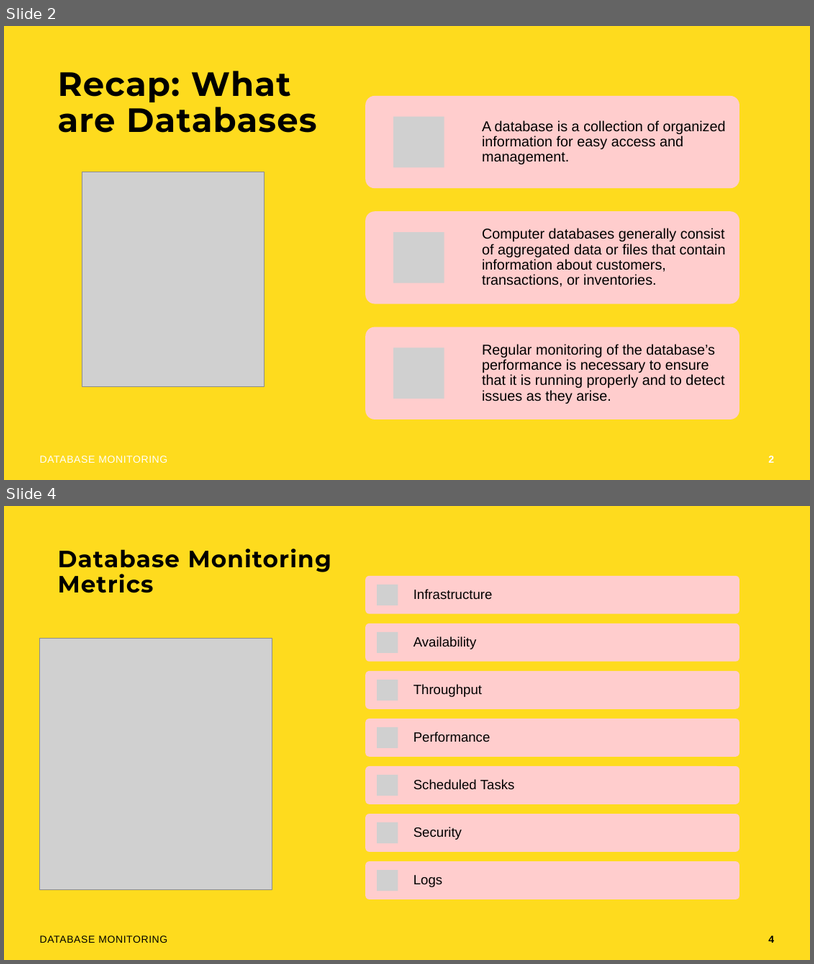
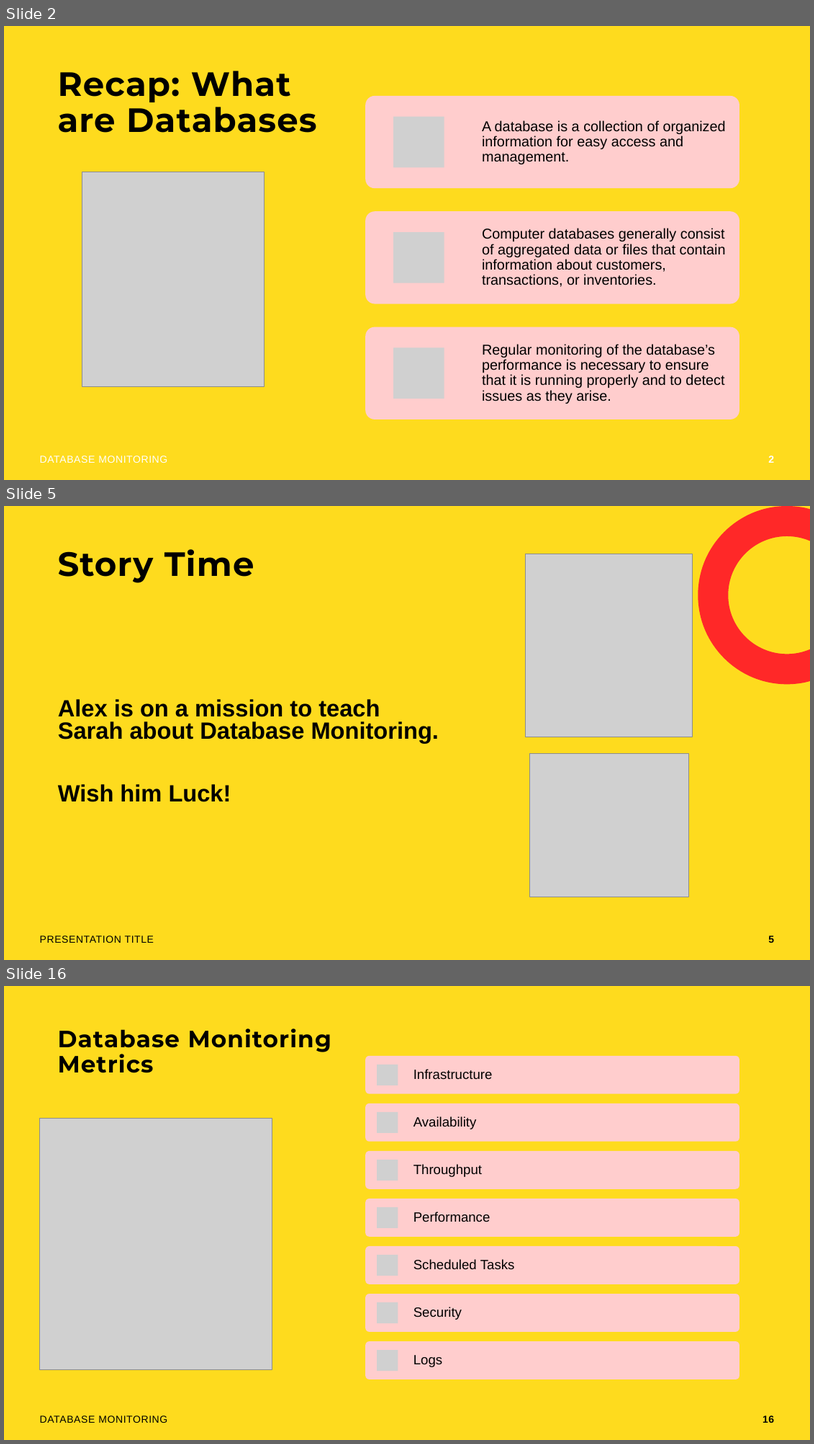
Before and after one commit to rolling-scopes-school/devops, a slide deck: modules/11. Monitoring/Database Monitoring.pptx. Shown one above the other, each under a label of ours: slides 2 and 4 before the commit, slides 2, 5 and 16 after it; the slides between them are not shown. The pictures are 814x964 and 814x1444 pixels, drawn with LibreOffice and Linux fonts; fonts in the diff are those of the drawing; grey boxes stand for pictures; background and template pictures are left out. Boxes give left, top, right and bottom in pixels: in the first picture for what was removed or moved away, otherwise in the second. Text is boxed around its words. In the diff, an @@ line names an element or a change of style, - is before the commit and + after.

```diff
--- a/modules/11. Monitoring/Database Monitoring.pptx
+++ b/modules/11. Monitoring/Database Monitoring.pptx
@@ slide 5 added at (4,506,810,960), background #FEDB1E @@
@@ freeform shape added at (699,506,810,684), fill #FF2828 @@
@@ title added at (58,549,255,583), 40 pt, text #000000, bold @@
+Story Time
@@ picture added at (526,554,693,737) @@
@@ text added at (58,699,439,802), 28 pt, text #000000, bold @@
+Alex is on a mission to teach Sarah about Database Monitoring.
+Wish him Luck!
@@ picture added at (530,754,689,897) @@
@@ text added at (40,935,154,942), 12 pt, text #000000 @@
+PRESENTATION TITLE
@@ page number added at (769,935,774,942), 12 pt, text #000000, bold @@
+5
@@ what was slide 4 is now slide 16 @@
@@ page number at (763,1415,774,1422): text changed @@
-4
+16
```
Also in this commit, not shown: 18 slides changed, 11 other slides added.
